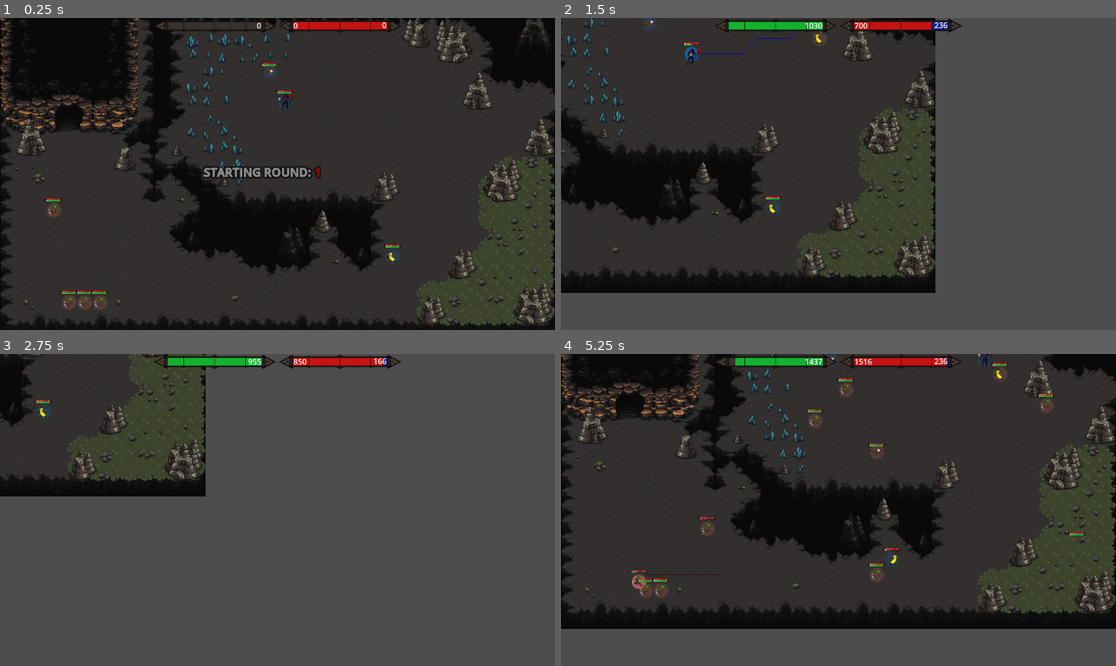
Above: before the commit, frames 1-4 (two rows, left to right).
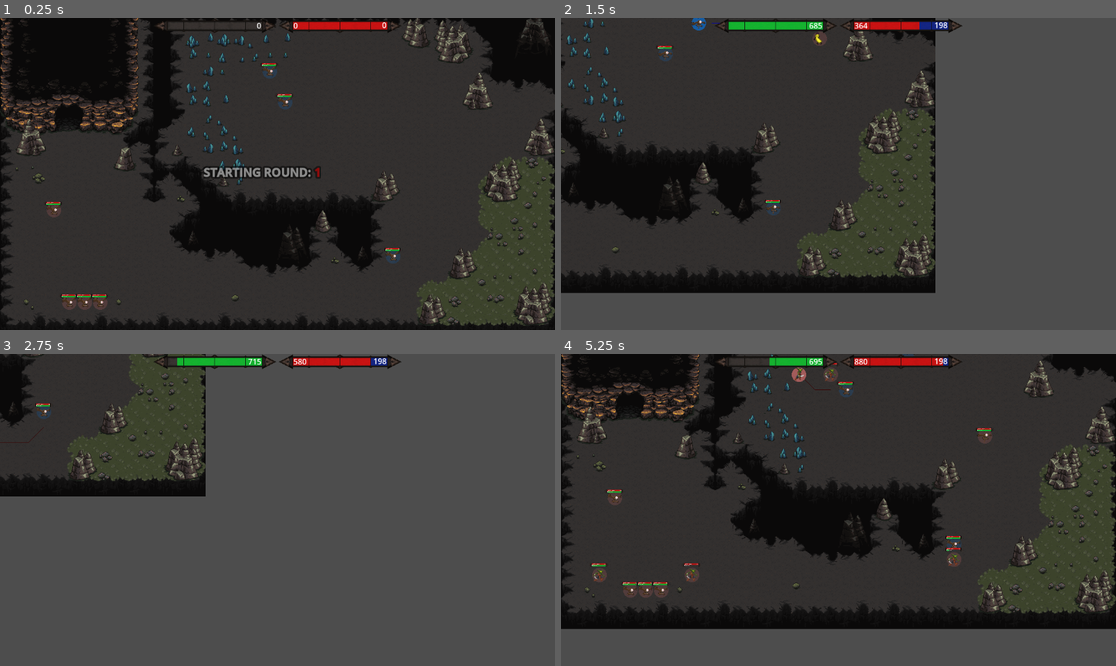
Above: after the commit, the same moments.

Repository: SeeNoirSeeNo/SeeNoHope-The-Final-Bastion
Game: Godot game, scene res://MainScenes/Battle.tscn
The game is run twice, just before and just after one commit, with the same random seed, the same clock (stepped at 60 frames per second) and the same inputs.
Inputs (mouse positions are in pixels of both pictures, inside the frame that each line leads up to):
- Up to frame 1 (0.25 s): no input
- Up to frame 2 (1.5 s): move the mouse to (960, 158) at 0.52 s; hold D (Right) 0.53-1.28 s; hold U (unit) 0.53-1.28 s; click (960, 158) at 0.67 s; move the mouse to (727, 189) at 1.27 s; hold S (Down) from 1.28 s (still down); click (727, 189) at 1.35 s
- Up to frame 3 (2.75 s): tap U (unit) at 1.55 s; move the mouse to (333, 441) at 2.02 s; release S (Down) at 2.03 s; hold D (Right) from 2.03 s (still down); hold U (unit) from 2.03 s (still down)
- Up to frame 4 (5.25 s): move the mouse to (810, 572) at 2.77 s; release D (Right) at 2.78 s; release U (unit) at 2.78 s; hold W (Up) 2.78-3.53 s; tap U (unit) at 2.85, 4.35 s; click (810, 572) at 2.92 s; move the mouse to (1005, 556) at 3.52 s; hold U (unit) 3.53-4.28 s; hold A (Left) 3.53-5.03 s; click (1005, 556) at 3.6 s; move the mouse to (672, 463) at 4.27 s; move the mouse to (866, 510) at 5.02 s; hold S (Down) from 5.03 s (still down); hold U (unit) from 5.03 s (still down); click (866, 510) at 5.17 s

The runs differ from the first frame. In frame 1, 0.6% of the frame differs, in the area x 8-73%, y 23-94%; in frame 2, 0.6%; in frame 3, 0.2%; in frame 4, 2.4%, in the area x 5-95%, y 0-78%.

Commit message:
life leech start

Diff:
--- a/MainScenes/Battle.gd
+++ b/MainScenes/Battle.gd
@@ -23,12 +23,12 @@
 	map_picker.load_map() #Load a map (at random)
 
 	unit_factory.create_unit("FlyingEye", Vector2i(17,3), "Player", "Player", true)
-	unit_factory.create_unit("Necromancer", Vector2i(18,5), "Player", "Player", true)
-	unit_factory.create_unit("BananaMan", Vector2i(25,15), "Player", "Player", true)
-	unit_factory.create_unit("CaveGoblin", Vector2i(3,12), "Enemy", "Enemy", true)
-	unit_factory.create_unit("CaveGoblin", Vector2i(4,18), "Enemy", "Enemy", true)
-	unit_factory.create_unit("CaveGoblin", Vector2i(5,18), "Enemy", "Enemy", true)
-	unit_factory.create_unit("CaveGoblin", Vector2i(6,18), "Enemy", "Enemy", true)
+	unit_factory.create_unit("FlyingEye", Vector2i(18,5), "Player", "Player", true)
+	unit_factory.create_unit("FlyingEye", Vector2i(25,15), "Player", "Player", true)
+	unit_factory.create_unit("FlyingEye", Vector2i(3,12), "Enemy", "Enemy", true)
+	unit_factory.create_unit("FlyingEye", Vector2i(4,18), "Enemy", "Enemy", true)
+	unit_factory.create_unit("FlyingEye", Vector2i(5,18), "Enemy", "Enemy", true)
+	unit_factory.create_unit("FlyingEye", Vector2i(6,18), "Enemy", "Enemy", true)
 
 	Audioplayer.play_music(music)
 
--- a/Units/BananaMan/BananaMan.tscn
+++ b/Units/BananaMan/BananaMan.tscn
@@ -471,7 +471,6 @@
 attack_sound = ExtResource("3_oeywf")
 death_sound = ExtResource("4_oms5q")
 hit_sound = ExtResource("4_x6von")
-damage_color = Color(0.741176, 0.227451, 0.615686, 1)
 health_points = 100
 base_min_damage = 6
 base_max_damage = 11
--- a/Units/BaseUnit/BaseUnit.gd
+++ b/Units/BaseUnit/BaseUnit.gd
@@ -18,6 +18,7 @@
 @export var health_points : int
 @export var base_min_damage : int
 @export var base_max_damage : int
+@export var life_leech : int
 @export var move_cost : int
 @export var attack_cost : int
 @export var wait_cost : int
@@ -92,8 +93,11 @@
 		Audioplayer.play_sound(attack_sound)
 		pay_attack_cost()
 		deal_damage(target_enemy, roll_damage())
+		if life_leech > 0:
+			self_heal(life_leech, life_leech)
 		await animation_player.animation_finished
 		end_turn()
+
 
 func roll_damage() -> int:
 	return randi_range(min_damage, max_damage)
--- a/Units/CaveGoblin/CaveGoblin.tscn
+++ b/Units/CaveGoblin/CaveGoblin.tscn
@@ -409,7 +409,6 @@
 move_cost = 18
 attack_cost = 28
 wait_cost = 5
-attack_range = null
 
 [node name="CollisionShape2D" type="CollisionShape2D" parent="."]
 shape = SubResource("CircleShape2D_2pi0q")
--- a/Units/FlyingEye/FlyingEye.tscn
+++ b/Units/FlyingEye/FlyingEye.tscn
@@ -362,6 +362,7 @@
 health_points = 66
 base_min_damage = 12
 base_max_damage = 20
+life_leech = 10
 move_cost = 15
 attack_cost = 25
 wait_cost = 5
